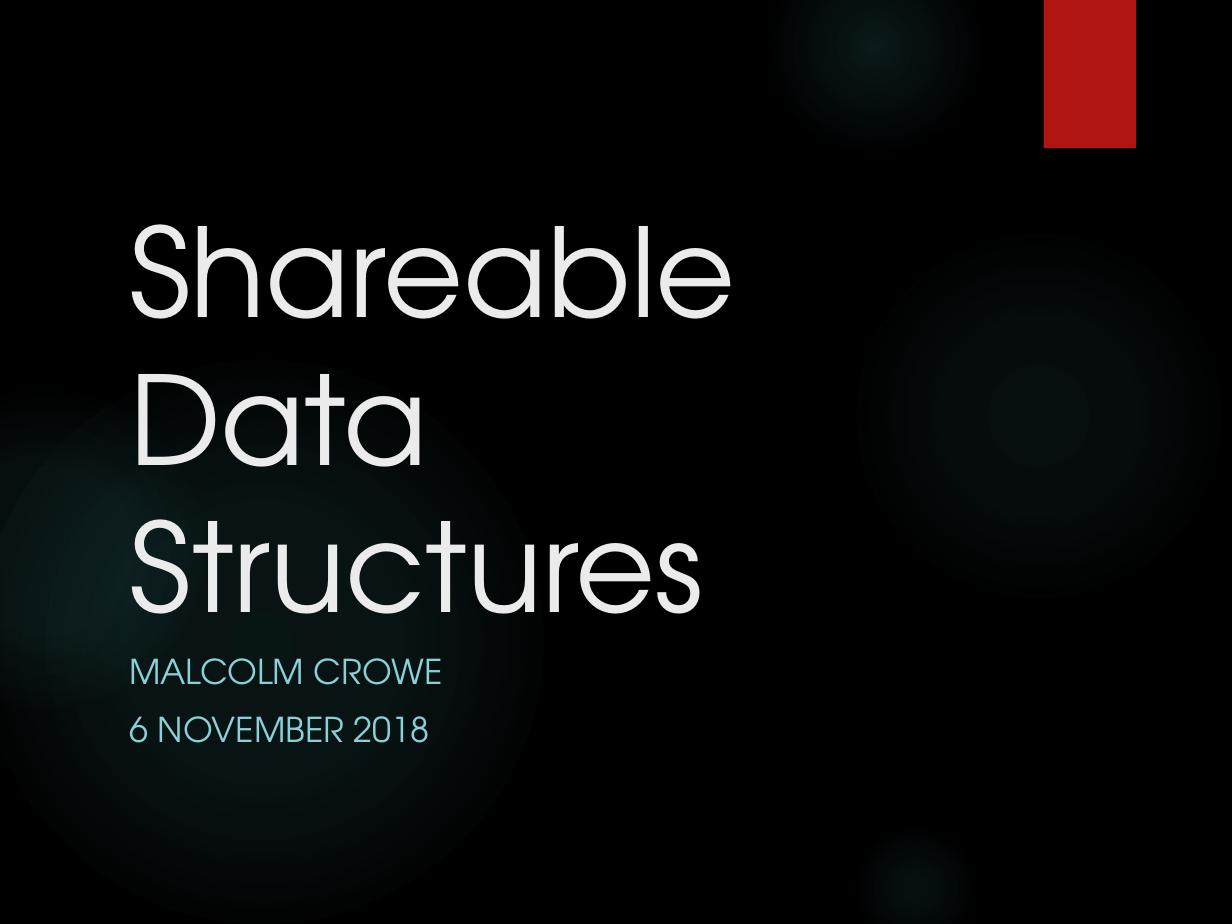
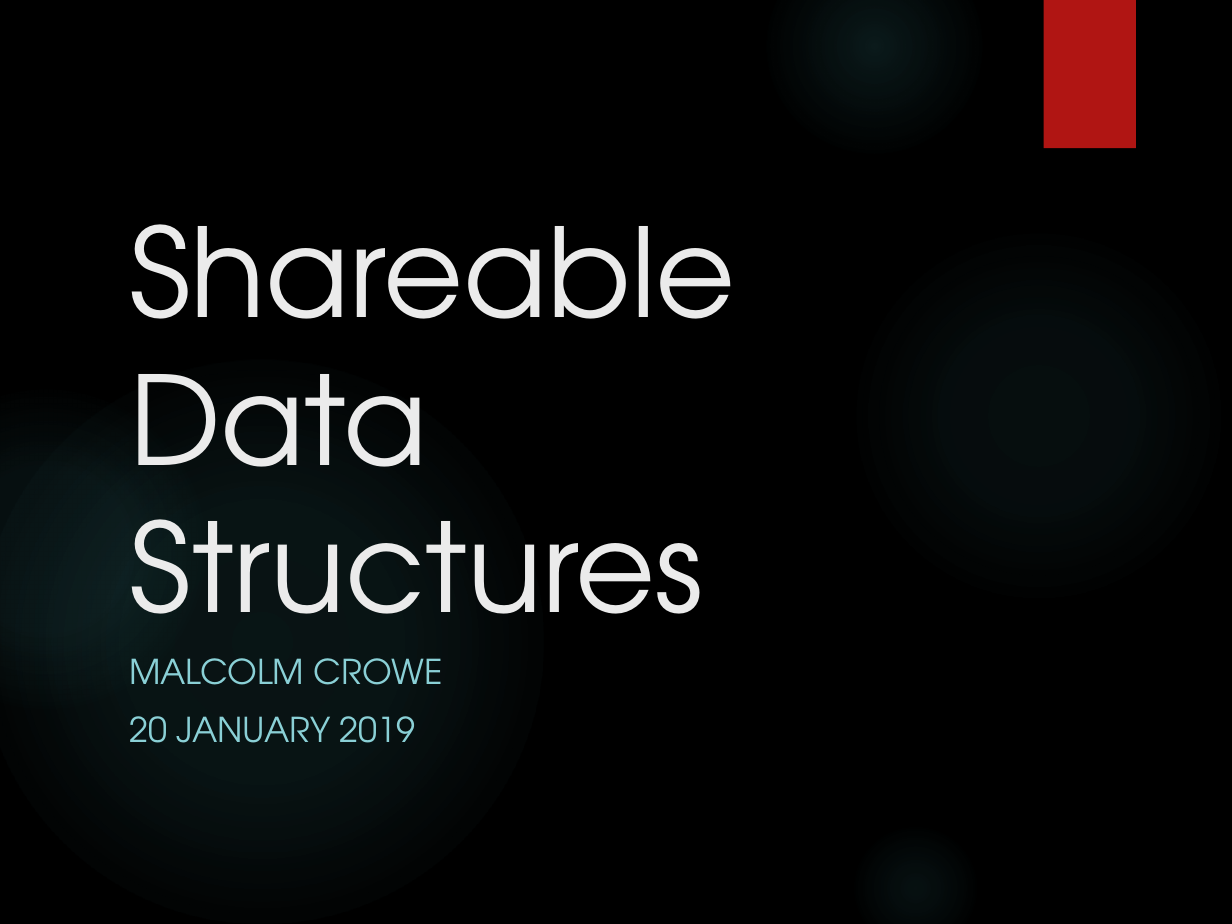
Before and after one commit to MalcolmCrowe/ShareableDataStructures, a slide deck: slide 1 of Shareable Data Structures.pptx. Drawn at 1232x924 pixels with LibreOffice and Linux fonts; fonts in the diff are those of the drawing; background and template pictures are left out. Boxes give left, top, right and bottom in pixels: in the first picture for what was removed or moved away, otherwise in the second. Text is boxed around its words. In the diff, an @@ line names an element or a change of style, - is before the commit and + after.

```diff
--- a/Shareable Data Structures.pptx
+++ b/Shareable Data Structures.pptx
@@ subtitle at [129, 716, 416, 743]: text changed @@
-6 NOVEMBER 2018
+20 JANUARY 2019
```
Also in this commit, not shown: 6 other slides changed, 38 other files.
